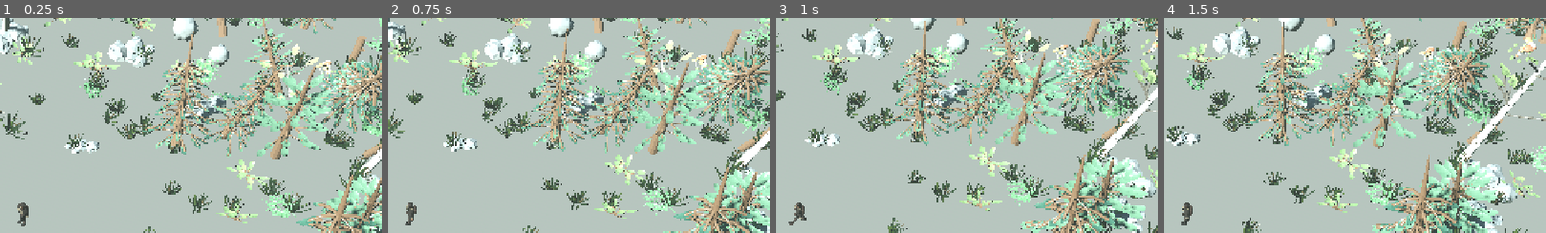
Above: before the commit, frames 1-4 (left to right).
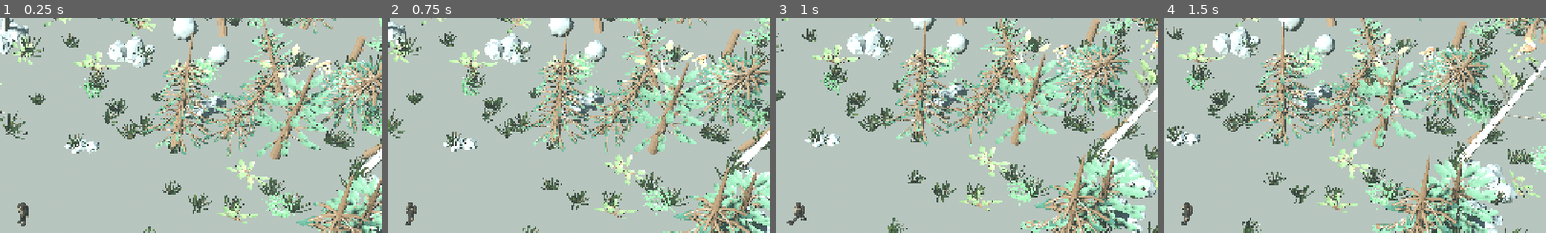
Above: after the commit, the same moments.

Repository: Masuku4129/Game
Game: Godot game, scene res://scenes/main.tscn
The game is run twice, just before and just after one commit, with the same random seed, the same clock (stepped at 60 frames per second) and the same inputs.
Inputs (mouse positions are % of the whole screen's width and height, from its top left):
- Up to frame 1 (0.25 s): no input
- Up to frame 2 (0.75 s): move the mouse to (72, 45) at 0.52 s; hold Right (ui_right) from 0.53 s (still down); click (72, 45) at 0.67 s
- Up to frame 3 (1 s): keep holding Right (ui_right)
- Up to frame 4 (1.5 s): release Right (ui_right) at 1.25 s; drag from (30, 55) to (45, 70) at 1.27 s
The pictures show only the part of the screen within x 47-97%, y 4-54%; the shares and areas given below are measured in that part.

Frames 1-2 are identical in both runs. In frame 3, less than 0.1% of the frame differs, in the area x 2-8%, y 85-96%; in frame 4, less than 0.1%.

Commit message:
Make run animation reachable at actual player top speed

Diff:
--- a/scripts/animation/imported_explorer_controller.gd
+++ b/scripts/animation/imported_explorer_controller.gd
@@ -53,7 +53,9 @@
 
 func set_motion(horizontal_speed: float, slope: float) -> void:
 	target_speed = horizontal_speed
-	if target_speed > 6.0:
+	# PLAYER_SPEED is 5.5 m/s; keep the run threshold reachable during
+	# normal full-stick movement rather than requiring an impossible speed.
+	if target_speed > 4.25:
 		_play_matching(["Run", "run"])
 	elif target_speed > 0.15:
 		_play_matching(["Walk", "walk"])
